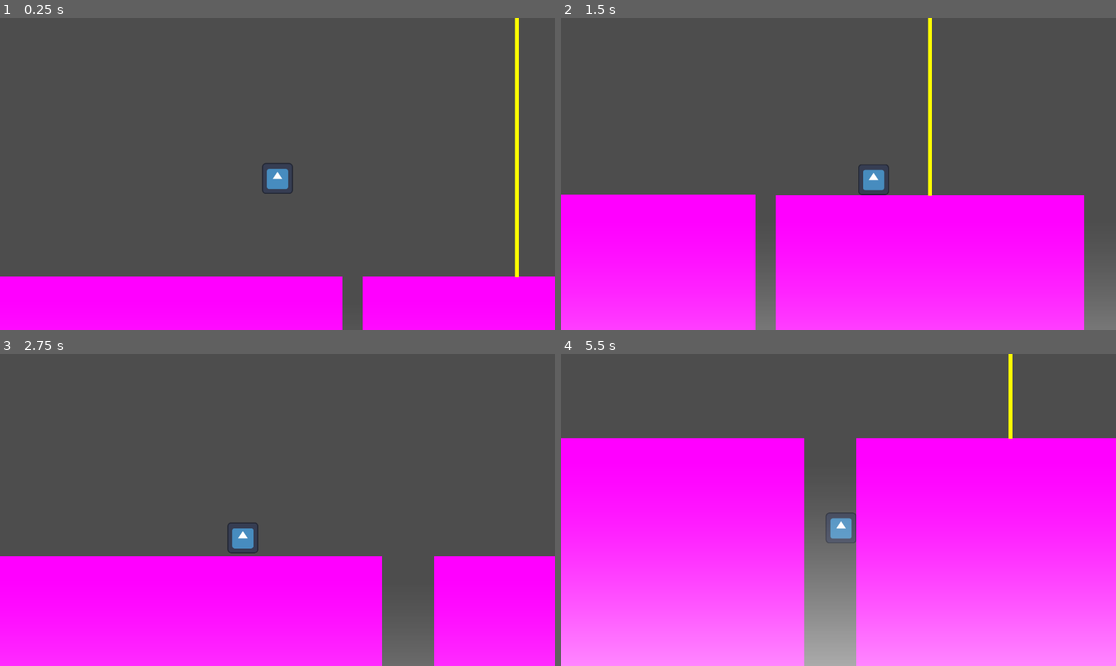
Above: before the commit, frames 1-4 (two rows, left to right).
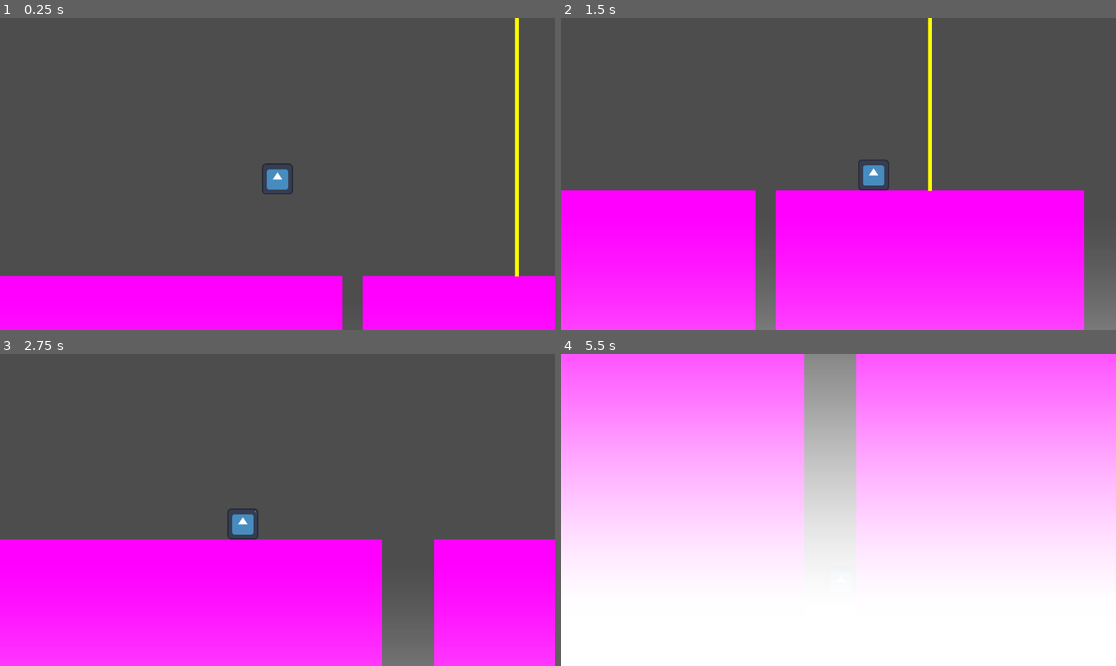
Above: after the commit, the same moments.

Repository: ARLJohnston/DSGJam2025
Game: Godot game, scene res://Main.tscn
The game is run twice, just before and just after one commit, with the same random seed, the same clock (stepped at 60 frames per second) and the same inputs. The engine's default icon, where the game draws it, is replaced by a stand-in: a white triangle on a blue panel in a dark square.
Inputs:
- Up to frame 1 (0.25 s): no input
- Up to frame 2 (1.5 s): tap Enter (ui_accept) at 0.5, 1.35 s; hold Enter (ui_accept) 0.53-1.28 s; hold Right (ui_right) from 0.53 s (still down)
- Up to frame 3 (2.75 s): tap Enter (ui_accept) at 1.52, 1.82 s; release Right (ui_right) at 2.03 s; hold Left (ui_left) from 2.03 s (still down); hold Enter (ui_accept) from 2.03 s (still down)
- Up to frame 4 (5.5 s): release Left (ui_left) at 2.78 s; release Enter (ui_accept) at 2.78 s; hold Right (ui_right) 2.78-4.28 s; tap Enter (ui_accept) at 2.85, 3.02, 3.32, 4.35, 4.52, 4.82 s; hold Enter (ui_accept) 3.53-4.28 s; hold Left (ui_left) 4.28-5.03 s; hold Right (ui_right) from 5.03 s (still down); hold Enter (ui_accept) from 5.03 s (still down)

The runs differ from the first frame. In frame 1, 0.3% of the frame differs, in the area x 0-100%, y 46-84%; in frame 2, 1.6%; in frame 3, 5.1%; in frame 4, 100%, in the area x 0-100%, y 0-100%.

Commit message:
use patrick's arrow as indicator of jump direction

Diff:
--- a/Player.tscn
+++ b/Player.tscn
@@ -1,8 +1,9 @@
-[gd_scene load_steps=3 format=3 uid="uid://edv2rppheddu"]
+[gd_scene load_steps=5 format=3 uid="uid://c4qgv5qa7nm5j"]
 
 [ext_resource type="Script" path="res://player.gd" id="1_0cmq5"]
-[ext_resource type="Texture2D" uid="uid://bl755cmogpf3b" path="res://icon.svg" id="1_mgnih"]
+[ext_resource type="Texture2D" uid="uid://bl755cmogpf3b" path="res://assets/icon.svg" id="1_mgnih"]
 [ext_resource type="Script" path="res://arrow.gd" id="3_7kb67"]
+[ext_resource type="Texture2D" uid="uid://bk622ywju1aeb" path="res://assets/arrow1.png" id="3_giiik"]
 
 [node name="Player" type="Node2D"]
 
@@ -17,10 +18,12 @@
 polygon = PackedVector2Array(59.1, -64, -59, -64, -63.8, -59, -64, 61, -60.3, 64, 59.6, 64, 63.9, 59, 64, -61.1)
 
 [node name="DirectionArrow" type="Sprite2D" parent="CharacterBody2D"]
-position = Vector2(2, 7.62939e-06)
-scale = Vector2(1.63281, 0.203125)
-texture = ExtResource("1_mgnih")
+position = Vector2(51, -52)
+rotation = 1.5708
+scale = Vector2(2.73524, 3.64614)
+texture = ExtResource("3_giiik")
 centered = false
+offset = Vector2(-7.96173, -15.7932)
 script = ExtResource("3_7kb67")
 
 [node name="Camera2D" type="Camera2D" parent="CharacterBody2D"]
--- a/arrow.gd
+++ b/arrow.gd
@@ -1,10 +1,8 @@
 extends Sprite2D
 
-var rotation_speed = - 0.25
-const MAX_ANGLE = 0
-const MIN_ANGLE =  - (PI / 2)
-var current_angle = 0
-
+var rotation_speed = - 3
+const MAX_ANGLE = (PI / 2)
+const MIN_ANGLE =  0
 
 
 # Called when the node enters the scene tree for the first time.
@@ -19,5 +17,6 @@
 	if (self.rotation > MAX_ANGLE || self.rotation < MIN_ANGLE):
 		rotation_speed *= -1
 
+
 	if (self.visible):
 		self.rotation += delta * rotation_speed
--- a/player.gd
+++ b/player.gd
@@ -2,10 +2,12 @@
 
 const SPEED = 800.0
 var jump_charge = 0
-const MAX_JUMP_CHARGE = -10000
-const JUMP_GROWTH = 2500
+const MAX_JUMP_CHARGE = -5000
+const JUMP_GROWTH = 1250
 var stretch_ratio = 1
 var original_scale = Vector2()
+var gravity = 980.0
+var is_jumping = false
 
 func _ready() -> void:
 	original_scale = $DirectionArrow.scale
@@ -13,7 +15,7 @@
 func _physics_process(delta: float) -> void:
 
 	if not is_on_floor():
-		velocity += get_gravity() * delta
+		velocity.y += gravity * delta
 		velocity.x = move_toward(velocity.x, 0, 10 * delta)
 
 	if Input.is_action_pressed("ui_accept") and is_on_floor() and jump_charge > MAX_JUMP_CHARGE:
@@ -21,18 +23,10 @@
 		$DirectionArrow.visible = true
 		$DirectionArrow.scale = original_scale
 		stretch_ratio = abs(jump_charge / MAX_JUMP_CHARGE)
-		$DirectionArrow.apply_scale(Vector2(stretch_ratio, 1))
+		$DirectionArrow.apply_scale(Vector2(1, stretch_ratio))
 
-	if Input.is_action_just_released("ui_accept"):
-		var angle = $DirectionArrow.rotation
-		var direction = Vector2(cos(angle), sin(angle)).normalized()
-
-		velocity = direction * abs(jump_charge)
-
-		jump_charge = 0
-		$DirectionArrow.scale = original_scale
-		stretch_ratio = 1
-		$DirectionArrow.visible = false
+	if Input.is_action_just_released("ui_accept") and is_on_floor():
+		jump()
 
 	var move_direction := Input.get_axis("ui_left", "ui_right")
 	if move_direction:
@@ -41,3 +35,17 @@
 		velocity.x = move_toward(velocity.x, 0, SPEED)
 
 	move_and_slide()
+
+func jump():
+	is_jumping = true
+	var angle = $DirectionArrow.rotation
+	var direction = Vector2(cos(angle), sin(angle)).normalized()
+	velocity = Vector2(0.0 , jump_charge).rotated(angle)
+
+	jump_charge = 0
+	$DirectionArrow.scale = original_scale
+	stretch_ratio = 1
+	$DirectionArrow.visible = false
+
+	await get_tree().create_timer(0.5).timeout
+	is_jumping = false
Not shown: 1 places in Main.tscn that only renumber resources
